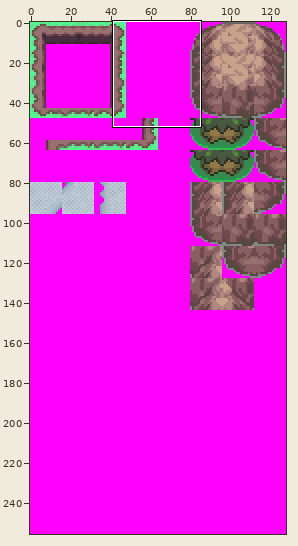
Sprite sheet: tiles/route_204/middle.png. Above: a wide view before the commit, with the close-up outlined.
Close-up. Old version:
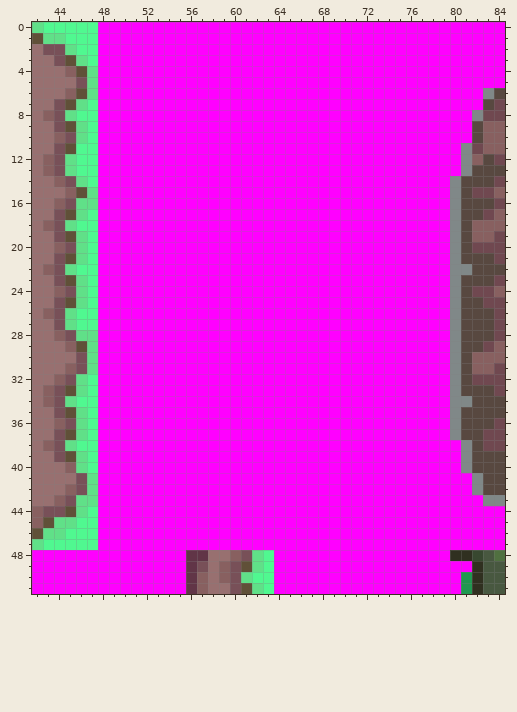
The file is 128x256 pixels. Shown: x 42..84, y 0..51.
New version:
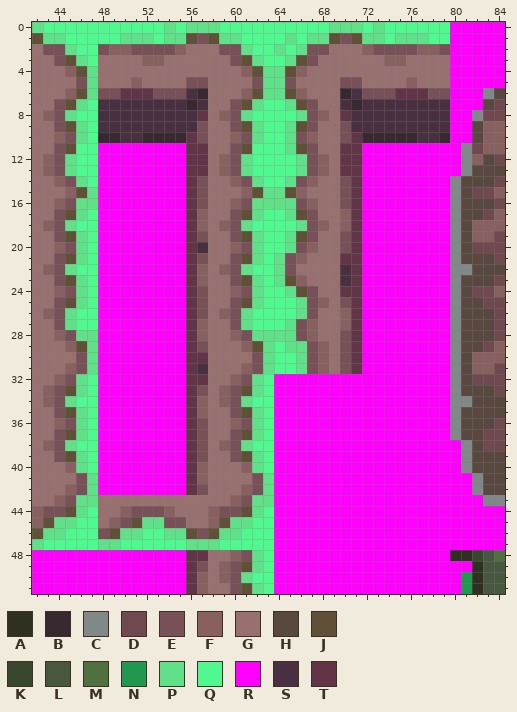
Palette (. is transparent): A #303020  B #382830  C #808888  D #704850  E #785058  F #886060  G #987070  H #584840  J #605038  K #384830  L #485840  M #507040  N #209850  P #60e088  Q #50f890  R #ff00ff  S #483040  T #613547
Diff:
Changed rows in their new state; - is an unchanged pixel.
first column x 48:
 0 QQQQQQPQPPPQQQQQQQQQQPPPQPQQQQQQ
 1 QQPPPQPPJEJPPQQQQPQPPJEJPPQPPPQQ
 2 EFFEEEEFGGGEEPQQPQPEEGGGFEEEEFFE
 3 GGGGFFGGGGGGEJPQQPJEGGGGGGFFGGGG
 4 GGGGGGGGGGGGGFJPPJFGGGGGGGGGGGGG
 5 GGGFGGGGEEGGGGEPPEGGGGEEGGGGFGGG
 6 EETTTEEESBGGGFJPPJFGGGBSEEETTTEE
 7 SSSSSSSSBSGGEJPQQPJEGGSBSSSSSSSS
 8 SSSSSSSSSTGFEPQQQQPEFGTSSSSSSSSS
 9 SSSSSSSSSEGGEJPQQPJEGGESSSSSSSSS
10 BBSSBBBBTEGGFEPQQPEFGGETBBBBBSSB
11 --------TTGGEJQQQPJEGGTT--------
12 --------TTGFEPQQQQPEFGTT--------
13 --------TTGFEPQQQQPEFGTT--------
14 --------TEGGFEPQQPEFGGET--------
15 --------TEGGGFJPPJFGGGET--------
16 --------TEGGFEPPPPEFGGET--------
17 --------TFGGEJPQQPJEGGFT--------
18 --------TFGFEPQQQQPEFGFT--------
19 --------TEGGEJPQQPJEGGET--------
20 --------TSGGFEPQQPEFGGET--------
21 --------TEGGEJPQPEFGGGTT--------
22 --------TFGFEPQQPEGGGGST--------
23 --------TFGGEJPQPJFGGGST--------
24 --------TEGGFEPQQPJEGGTT--------
25 --------TEGGEJPQQQPEFGET--------
26 --------TEGFEPQQQQPEGGFT--------
27 --------TFGGEPQQQPEFGGFT--------
28 --------TFGGFEPPPPEFGGET--------
29 --------TEGGGFJPQPPEFGET--------
30 --------TTGGGGEPQQPEFGET--------
31 --------TSGGGFEPQQPEFGET--------
32 --------TTGGFEPQ----------------
33 --------TEGFEJPQ----------------
34 --------TFGFEPQQ----------------
35 --------TFGGEJPQ----------------
36 --------TEGGFEPQ----------------
37 --------TEGGEJPQ----------------
38 --------TEGFEPQQ----------------
39 --------TEGGEJPQ----------------
40 --------TFGGGFPQ----------------
41 --------TFGGGGEP----------------
42 --------TEGGGFEP----------------
43 GGGGGGGGGGGGFEPP----------------
44 GGFEEEFGGGFEEJPQ----------------
45 GFEJPPEEGGFJPPQQ----------------
46 EJPPQQPPJEJPPQQQ----------------
47 PPQQQQQQPPPQQQQQ----------------
Boxes around the changes in both close-ups, in picture pixels (x1, y1, x2, y2):
changed: (98, 22, 450, 550)
